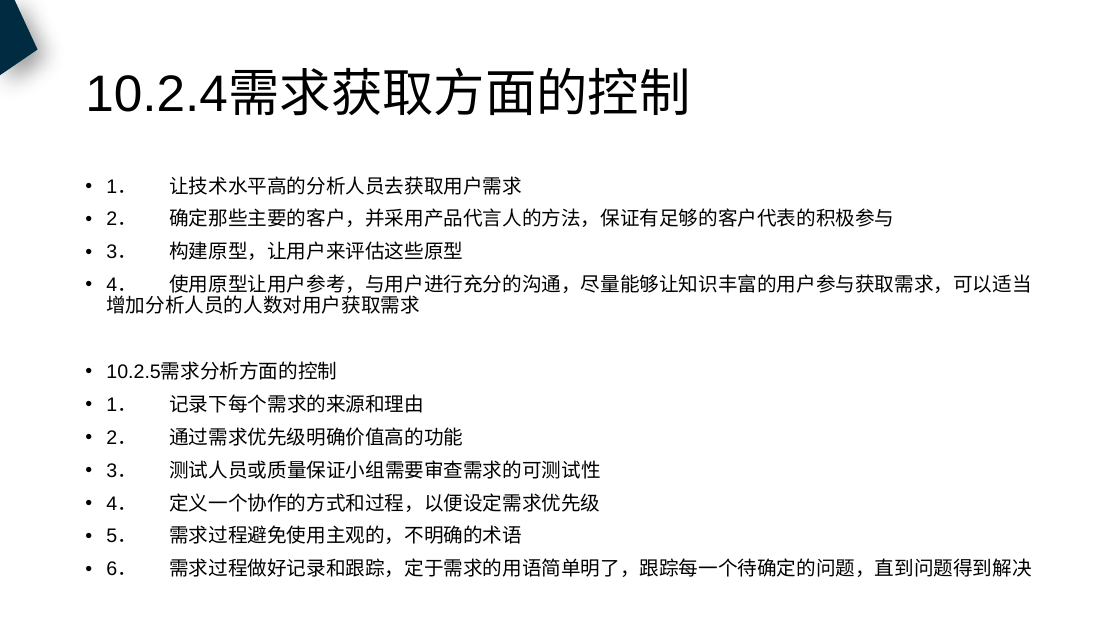
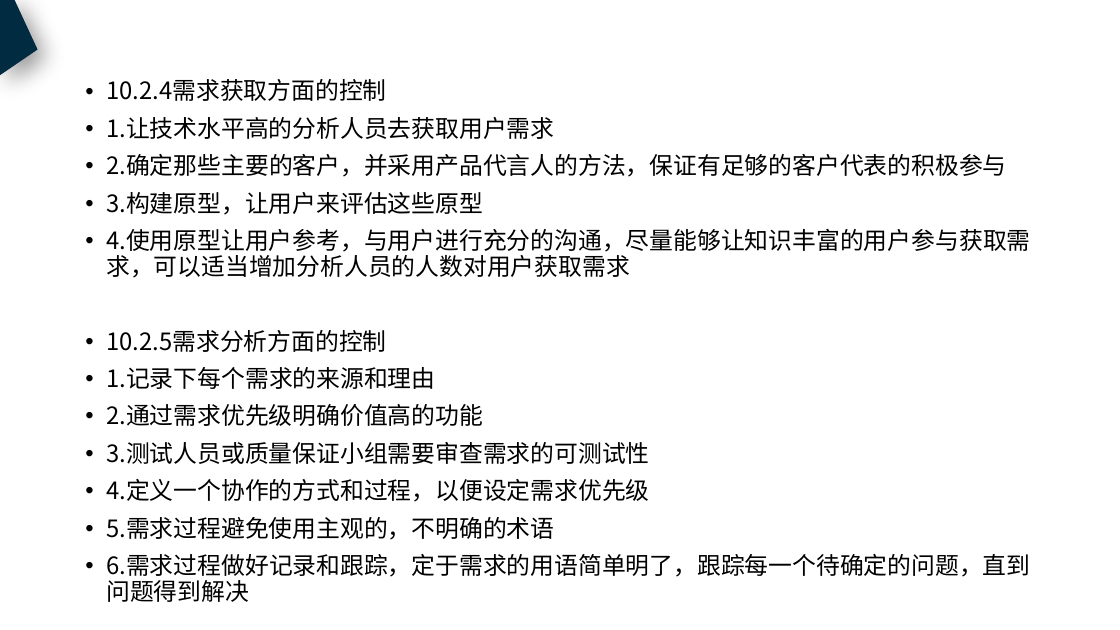
Before and after one commit to PRD2018-G18/PRD2018, a slide deck: slide 46 of 非受控文档/过程文档/需求工程计划.pptx (slide 34 before the commit). Drawn at 1120x630 pixels with LibreOffice and Linux fonts; fonts in the diff are those of the drawing. Boxes give left, top, right and bottom in pixels: in the first picture for what was removed or moved away, otherwise in the second. Text is boxed around its words. In the diff, an @@ line names an element or a change of style, - is before the commit and + after.

Commit message:
需求工程计划及项目开发计划PPT（新）

```diff
--- a/非受控文档/过程文档/需求工程计划.pptx
+++ b/非受控文档/过程文档/需求工程计划.pptx
@@ text "10.2.4需求获取方面的控制": place and size @@
-text "10.2.4需求获取方面的控制" at box(106, 176, 1031, 577)
+text "10.2.4需求获取方面的控制" at box(106, 79, 1030, 602)
@@ title removed at box(85, 70, 690, 116) @@
-10.2.4需求获取方面的控制
@@ text at box(106, 79, 1030, 278): text changed; size 16.8 to 20.4 pt; font Arial to Noto Sans CJK SC @@
-• 1． 让技术水平高的分析人员去获取用户需求
-• 2． 确定那些主要的客户，并采用产品代言人的方法，保证有足够的客户代表的积极参与
-• 3． 构建原型，让用户来评估这些原型
-• 4． 使用原型让用户参考，与用户进行充分的沟通，尽量能够让知识丰富的用户参与获取需求，可以适当增加分析人员的人数对用户获取需求
+• 10.2.4需求获取方面的控制
+• 1.让技术水平高的分析人员去获取用户需求
+• 2.确定那些主要的客户，并采用产品代言人的方法，保证有足够的客户代表的积极参与
+• 3.构建原型，让用户来评估这些原型
+• 4.使用原型让用户参考，与用户进行充分的沟通，尽量能够让知识丰富的用户参与获取需求，可以适当增加分析人员的人数对用户获取需求
@@ text at box(106, 330, 386, 352): size 16.8 to 20.4 pt, font Arial to Noto Sans CJK SC in "10.2.5需求分析方面的控制" @@
@@ text at box(106, 367, 1030, 602): text changed; size 16.8 to 20.4 pt; font Arial to Noto Sans CJK SC @@
-• 1． 记录下每个需求的来源和理由
-• 2． 通过需求优先级明确价值高的功能
-• 3． 测试人员或质量保证小组需要审查需求的可测试性
-• 4． 定义一个协作的方式和过程，以便设定需求优先级
-• 5． 需求过程避免使用主观的，不明确的术语
-• 6． 需求过程做好记录和跟踪，定于需求的用语简单明了，跟踪每一个待确定的问题，直到问题得到解决
+• 1.记录下每个需求的来源和理由
+• 2.通过需求优先级明确价值高的功能
+• 3.测试人员或质量保证小组需要审查需求的可测试性
+• 4.定义一个协作的方式和过程，以便设定需求优先级
+• 5.需求过程避免使用主观的，不明确的术语
+• 6.需求过程做好记录和跟踪，定于需求的用语简单明了，跟踪每一个待确定的问题，直到问题得到解决
```
Also in this commit, not shown: 36 other slides changed, 18 slides added, 3 slides removed, 1 other file.
